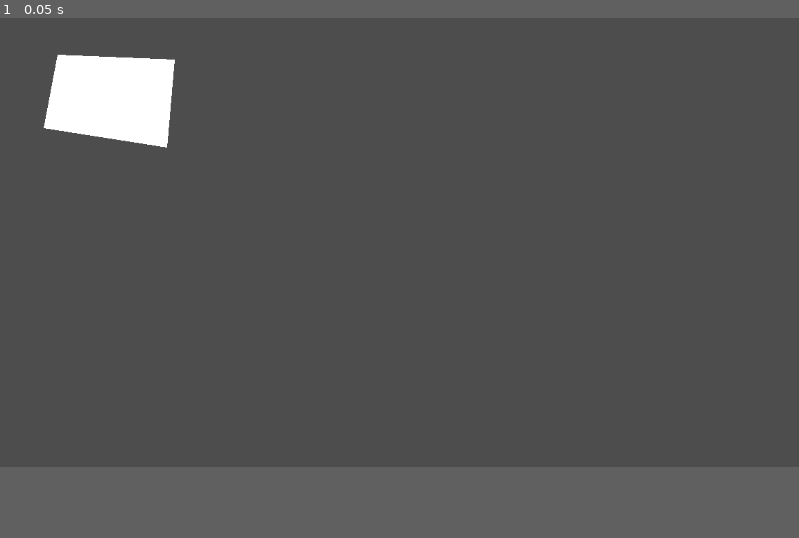
Above: before the commit, frame 1.
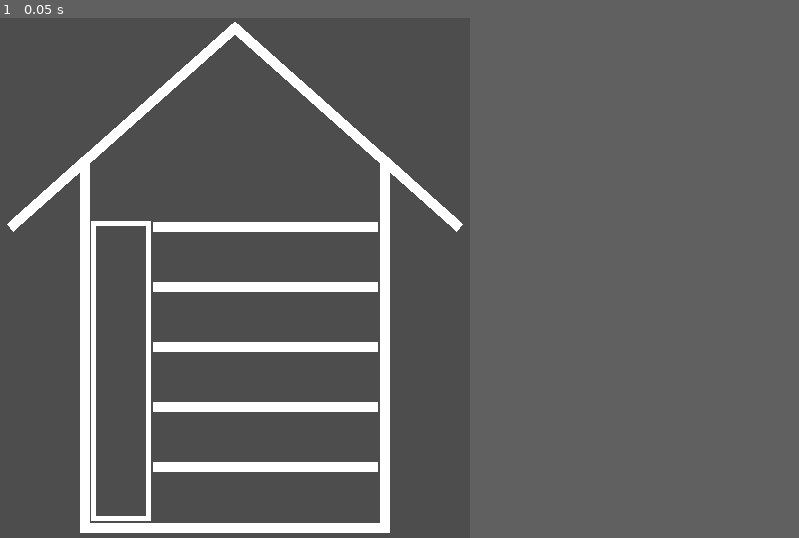
Above: after the commit, the same moment.

Repository: gilad905/elevator-boy
Game: Godot game, scene res://scenes/main.tscn
Two runs of this game, one before a commit and one after it. Both use one fixed random seed, a clock stepped at 60 frames per second and the inputs below.
Inputs:
- Up to frame 1 (0.05 s): no input
In our replay, the window is 799x449 before the commit and 470x520 after it. These sizes can differ from the game's own. Grey fills any space a smaller window leaves; there, only what the larger window draws over its background counts as a difference.

The runs differ from the first frame. In frame 1, 9.5% of the frame differs, in the area x 0-58%, y 0-100%.

Commit message:
basic graphics and entities

Diff:
--- a/project.godot
+++ b/project.godot
@@ -14,3 +14,9 @@
 run/main_scene="res://scenes/main.tscn"
 config/features=PackedStringArray("4.3", "Forward Plus")
 config/icon="res://icon.svg"
+
+[display]
+
+window/size/viewport_width=470
+window/size/viewport_height=520
+window/handheld/orientation=1
--- /dev/null
+++ b/scenes/floor.tscn
@@ -0,0 +1,17 @@
+[gd_scene load_steps=2 format=3 uid="uid://6ump4l8coktj"]
+
+[sub_resource type="RectangleShape2D" id="RectangleShape2D_nhsl5"]
+size = Vector2(225, 58)
+
+[node name="Floor" type="Area2D"]
+monitoring = false
+monitorable = false
+metadata/_edit_lock_ = true
+
+[node name="Line2D" type="Line2D" parent="."]
+points = PackedVector2Array(0, 7, 225, 7)
+
+[node name="CollisionShape2D" type="CollisionShape2D" parent="."]
+position = Vector2(112, 31)
+shape = SubResource("RectangleShape2D_nhsl5")
+disabled = true
--- a/scenes/main.tscn
+++ b/scenes/main.tscn
@@ -1,9 +1,34 @@
-[gd_scene format=3 uid="uid://b4x3k3rw7jlkp"]
+[gd_scene load_steps=2 format=3 uid="uid://b4x3k3rw7jlkp"]
+
+[ext_resource type="PackedScene" uid="uid://6ump4l8coktj" path="res://scenes/floor.tscn" id="1_ec1if"]
 
 [node name="Main" type="Node2D"]
 
-[node name="Building" type="Polygon2D" parent="."]
-polygon = PackedVector2Array(75, 450, 337, 450, 337, 126, 412, 200, 206, 0, 0, 200, 75, 126)
+[node name="Building" type="Line2D" parent="."]
+position = Vector2(10, 10)
+points = PackedVector2Array(75, 500, 375, 500, 375, 133, 450, 200, 225, 0, 0, 200, 75, 133, 75, 505)
+metadata/_edit_lock_ = true
 
-[node name="Polygon2D" type="Polygon2D" parent="."]
-polygon = PackedVector2Array(83, 53, 252, 60, 241, 187, 63, 159)
+[node name="Floors" type="Node" parent="."]
+
+[node name="Floor_1" parent="Floors" instance=ExtResource("1_ec1if")]
+position = Vector2(153, 442)
+
+[node name="Floor_2" parent="Floors" instance=ExtResource("1_ec1if")]
+position = Vector2(153, 382)
+
+[node name="Floor_3" parent="Floors" instance=ExtResource("1_ec1if")]
+position = Vector2(153, 322)
+
+[node name="Floor_4" parent="Floors" instance=ExtResource("1_ec1if")]
+position = Vector2(153, 262)
+
+[node name="Floor_5" parent="Floors" instance=ExtResource("1_ec1if")]
+position = Vector2(153, 202)
+
+[node name="Elevator" type="Line2D" parent="."]
+points = PackedVector2Array(94, 206, 149, 206, 149, 501, 94, 501, 94, 203.5)
+width = 5.0
+metadata/_edit_lock_ = true
+
+[node name="Persons" type="Node" parent="."]
--- /dev/null
+++ b/scenes/person.tscn
@@ -0,0 +1,21 @@
+[gd_scene load_steps=2 format=3 uid="uid://cvr2vq3jarlk6"]
+
+[sub_resource type="CircleShape2D" id="CircleShape2D_vh1sn"]
+
+[node name="Person" type="Area2D"]
+monitoring = false
+monitorable = false
+
+[node name="CollisionShape2D" type="CollisionShape2D" parent="."]
+shape = SubResource("CircleShape2D_vh1sn")
+disabled = true
+
+[node name="Label" type="Label" parent="."]
+offset_left = -9.8
+offset_top = -10.0
+offset_right = 13.2
+offset_bottom = 13.0
+scale = Vector2(0.85, 0.85)
+text = "1"
+horizontal_alignment = 1
+vertical_alignment = 1
